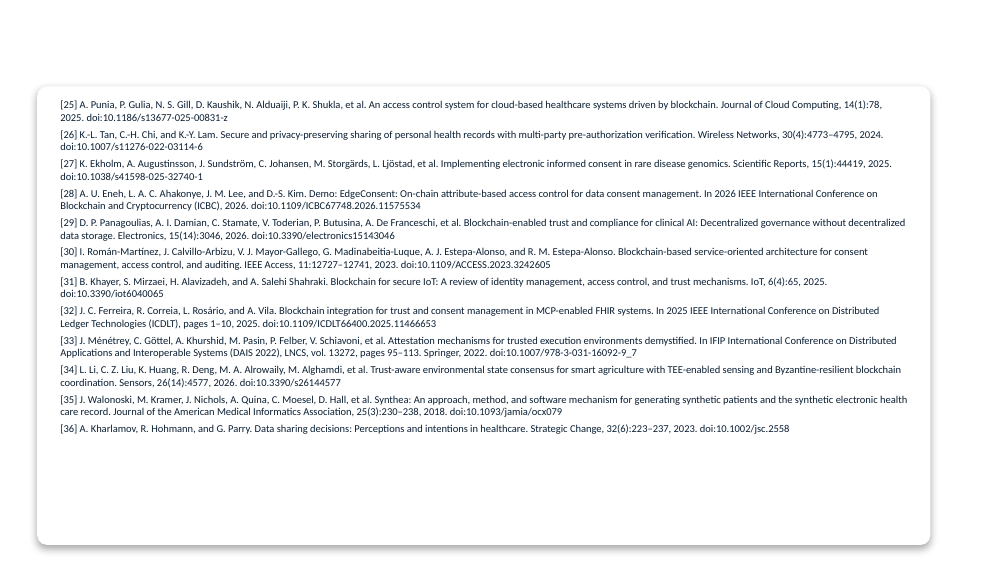
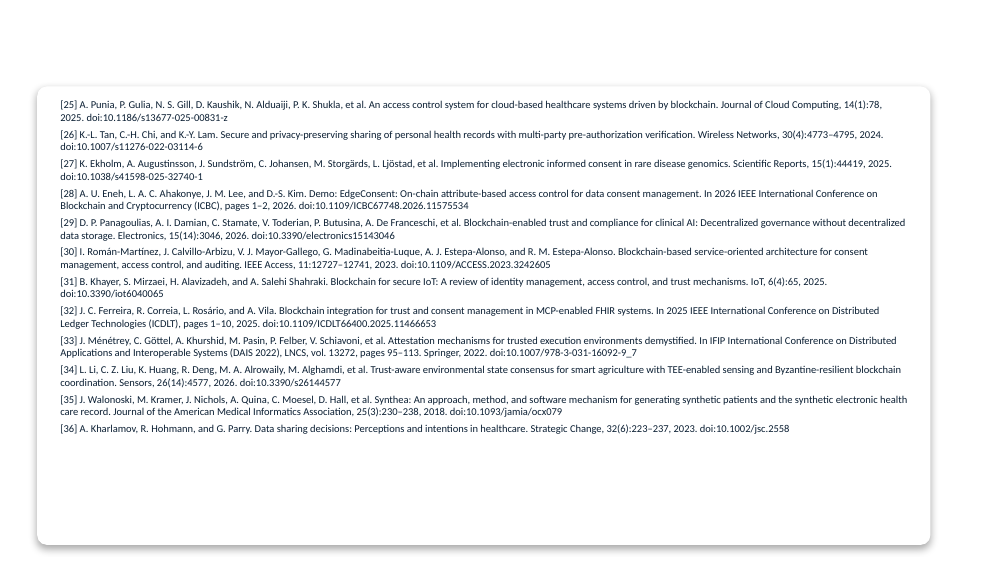
Before and after one commit to yasir12345678900/HealthRWA-Sepolia-Personal-try, a slide deck: slide 33 of docs/Yasir_Candidature_Reassessment_Slides_Simple.pptx. Drawn at 1008x567 pixels with LibreOffice and Linux fonts; fonts in the diff are those of the drawing; background and template pictures are left out. Boxes give left, top, right and bottom in pixels: in the first picture for what was removed or moved away, otherwise in the second. Text is boxed around its words. In the diff, an @@ line names an element or a change of style, - is before the commit and + after.

```diff
--- a/docs/Yasir_Candidature_Reassessment_Slides_Simple.pptx
+++ b/docs/Yasir_Candidature_Reassessment_Slides_Simple.pptx
@@ text at (x1=60, y1=189, x2=878, y2=211): text changed @@
-[28] A. U. Eneh, L. A. C. Ahakonye, J. M. Lee, and D.-S. Kim. Demo: EdgeConsent: On-chain attribute-based access control for data consent management. In 2026 IEEE International Conference on Blockchain and Cryptocurrency (ICBC), 2026. doi:10.1109/ICBC67748.2026.11575534
+[28] A. U. Eneh, L. A. C. Ahakonye, J. M. Lee, and D.-S. Kim. Demo: EdgeConsent: On-chain attribute-based access control for data consent management. In 2026 IEEE International Conference on Blockchain and Cryptocurrency (ICBC), pages 1–2, 2026. doi:10.1109/ICBC67748.2026.11575534
```
Also in this commit, not shown: 15 other slides changed, 1 other file.
